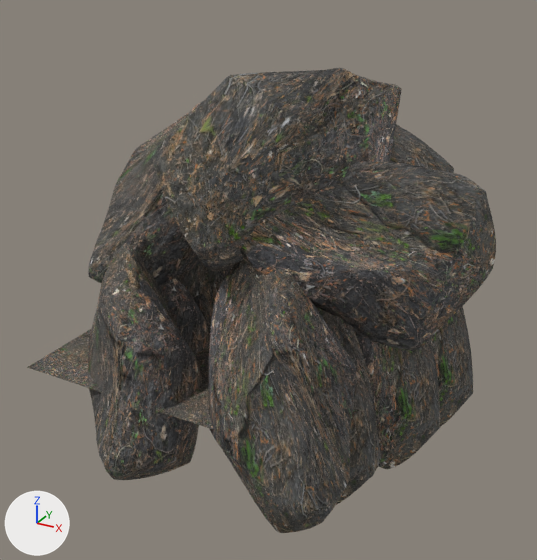
The glTF model Editor/assets/models/canyon/canyon.cave.gltf, before and after one commit.
Both versions are drawn from a 50 mm lens placed at (37.0, -67.5, 41.6), pointed at (-0.3, 0.4, 7.7). Arrows for +X, +Y and +Z are at lower left; the lights stay in place. Where no turn or scale is listed for an object, it has been applied to the vertices.

Names of what the first picture shows: 'Plane.039', 'Rock.1986', 'Rock.1987', 'Rock.1988', 'Rock.1989', 'Rock.1994', 'Rock.1995', 'Rock.1996', 'Rock.1997', 'Rock.2003', 'Rock.2004', 'Rock.2005'.
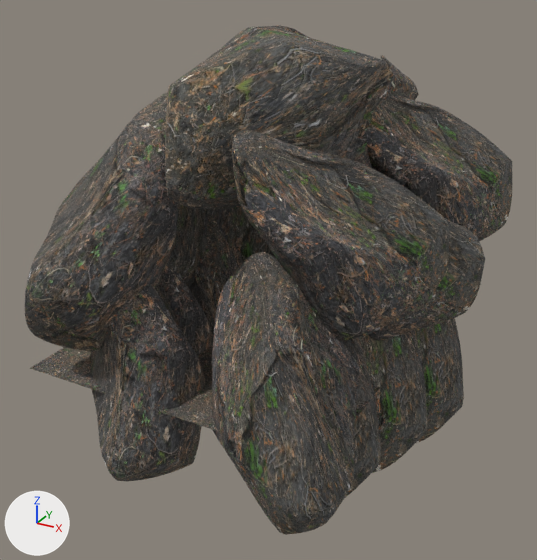
The change, as a diff of the scene's bpy script:
```diff
--- a/Editor/assets/models/canyon/canyon.cave.gltf.py
+++ b/Editor/assets/models/canyon/canyon.cave.gltf.py
@@ ob_rock_1986 @@
 ob_rock_1986 = bpy.data.objects.new('Rock.1986', me_cube_002)
-ob_rock_1986.location = (-7.9, -13.1, -1.5)
+ob_rock_1986.location = (-7.6, -13.1, -1.5)
 ob_rock_1986.rotation_euler = (-3.07, -0.0423, 1.284)  # degrees (-176, -2.4, 74)
@@ ob_rock_1987 @@
 ob_rock_1987 = bpy.data.objects.new('Rock.1987', me_cube_002)
-ob_rock_1987.location = (8.5, -13.4, 0.7)
+ob_rock_1987.location = (8.9, -13.4, 0.7)
 ob_rock_1987.rotation_euler = (-2.886, -0.0633, -1.106)  # degrees (-165, -3.6, -63)
@@ ob_rock_1988 @@
 ob_rock_1988 = bpy.data.objects.new('Rock.1988', me_cube_002)
-ob_rock_1988.location = (-12.1, -5.1, -1.5)
+ob_rock_1988.location = (-11.7, -5.1, -1.5)
 ob_rock_1988.rotation_euler = (-3.07, -0.0423, 1.284)  # degrees (-176, -2.4, 74)
@@ ob_rock_1994 @@
 ob_rock_1994 = bpy.data.objects.new('Rock.1994', me_cube_002)
-ob_rock_1994.location = (13.4, 10.1, -1.5)
-ob_rock_1994.rotation_euler = (-3.07, -0.0423, 0.0814)  # degrees (-176, -2.4, 4.7)
+ob_rock_1994.location = (12.9, 7.8, -1.5)
+ob_rock_1994.rotation_euler = (-3.07, -0.0423, -0.0664)  # degrees (-176, -2.4, -3.8)
 ob_rock_1994.scale = (14.5, 14.5, 14.5)
@@ ob_rock_1995 @@
 ob_rock_1995 = bpy.data.objects.new('Rock.1995', me_cube_002)
-ob_rock_1995.location = (11.9, 1.7, -1.5)
-ob_rock_1995.rotation_euler = (-3.07, -0.0423, -0.0233)  # degrees (-176, -2.4, -1.3)
+ob_rock_1995.location = (10.8, 0.6, -1.5)
+ob_rock_1995.rotation_euler = (-3.07, -0.0423, -0.0637)  # degrees (-176, -2.4, -3.6)
 ob_rock_1995.scale = (14.5, 14.5, 14.5)
@@ ob_rock_1996 @@
 ob_rock_1996 = bpy.data.objects.new('Rock.1996', me_cube_002)
-ob_rock_1996.location = (8.4, -7.5, -1.5)
-ob_rock_1996.rotation_euler = (-3.07, -0.0423, -0.26)  # degrees (-176, -2.4, -15)
+ob_rock_1996.location = (8.3, -7.5, -1.5)
+ob_rock_1996.rotation_euler = (-3.07, -0.0423, -0.0744)  # degrees (-176, -2.4, -4.3)
 ob_rock_1996.scale = (14.5, 14.5, 14.5)
@@ ob_rock_1997 @@
 ob_rock_1997 = bpy.data.objects.new('Rock.1997', me_cube_002)
-ob_rock_1997.location = (-11.6, -3.9, 14.1)
-ob_rock_1997.rotation_euler = (-2.524, 0.259, 1.188)  # degrees (-145, 15, 68)
+ob_rock_1997.location = (-13.8, -4.9, 14.1)
+ob_rock_1997.rotation_euler = (-2.749, 0.281, 0.701)  # degrees (-158, 16, 40)
 ob_rock_1997.scale = (14.5, 14.5, 14.5)
@@ ob_rock_2003 @@
 ob_rock_2003 = bpy.data.objects.new('Rock.2003', me_cube_002)
-ob_rock_2003.location = (8.5, 8.2, 17.6)
+ob_rock_2003.location = (13.8, 13.1, 17.9)
 ob_rock_2003.rotation_euler = (-2.52, -0.693, 0.343)  # degrees (-144, -40, 20)
@@ ob_rock_2004 @@
 ob_rock_2004 = bpy.data.objects.new('Rock.2004', me_cube_002)
-ob_rock_2004.location = (11.7, 1.9, 12.9)
-ob_rock_2004.rotation_euler = (-2.165, -0.863, 0.115)  # degrees (-124, -49, 6.6)
-ob_rock_2004.scale = (19.1, 19.1, 19.1)
+ob_rock_2004.location = (13.4, 0.1, 12.9)
+ob_rock_2004.rotation_euler = (-2.234, -0.425, -0.123)  # degrees (-128, -24, -7)
+ob_rock_2004.scale = (14.5, 14.5, 14.5)
@@ ob_rock_2005 @@
 ob_rock_2005 = bpy.data.objects.new('Rock.2005', me_cube_002)
-ob_rock_2005.location = (2.4, -2.7, 22.7)
-ob_rock_2005.rotation_euler = (0.285, -1.736, 1.237)  # degrees (16, -99, 71)
+ob_rock_2005.location = (2.8, -2.7, 27.4)
+ob_rock_2005.rotation_euler = (1.743, -0.959, -0.273)  # degrees (100, -55, -16)
 ob_rock_2005.scale = (18.6, 18.6, 18.6)
@@ ob_rock_751 @@
+ob_rock_751 = bpy.data.objects.new('Rock.751', me_cube_002)
+ob_rock_751.location = (-11.1, -13.4, 14.5)
+ob_rock_751.rotation_euler = (-2.89, 0.485, 1.169)  # degrees (-166, 28, 67)
+ob_rock_751.scale = (14.5, 14.5, 14.5)
@@ ob_rock_660 @@
+ob_rock_660 = bpy.data.objects.new('Rock.660', me_cube_002)
+ob_rock_660.location = (12.1, -7.0, 16.6)
+ob_rock_660.rotation_euler = (-2.456, -0.636, 0.232)  # degrees (-141, -36, 13)
+ob_rock_660.scale = (14.5, 14.5, 14.5)
```

Changed parts and their boxes (x1, y1, x2, y2) in the pictures (537 x 560 px):
'Rock.2005', moved, turned
    before: (155, 68, 402, 271)
    after: (165, 25, 419, 209)
'Rock.2004', moved, turned, rescaled
    before: (240, 161, 496, 351)
    after: (368, 218, 485, 341)
'Rock.1987', moved
    before: (208, 261, 356, 533)
    after: (212, 252, 360, 535)
'Rock.660', added
    after: (232, 130, 450, 341)
'Rock.751', added
    after: (24, 100, 178, 351)
'Rock.1986', moved
    before: (88, 243, 202, 480)
    after: (90, 284, 205, 481)
'Rock.2003', moved
    before: (390, 124, 454, 173)
    after: (366, 94, 512, 241)
'Rock.1997', moved, turned
    before: (88, 108, 201, 286)
    after: (132, 92, 189, 252)
'Rock.1995', moved, turned
    before: (356, 336, 440, 469)
    after: (358, 331, 428, 473)
'Rock.1994', moved, turned
    before: (431, 306, 473, 428)
    after: (415, 318, 464, 443)
'Rock.1996', moved, turned
    before: (315, 306, 381, 505)
    after: (343, 338, 381, 497)
'Rock.1988', moved
    before: (160, 278, 210, 355)
    after: (160, 266, 212, 356)
'Rock.1989', unchanged, uncovered by the edit
    before: (193, 268, 232, 342)
    after: (187, 213, 238, 345)
'Rock.1999', unchanged, uncovered by the edit
    after: (221, 207, 270, 258)
